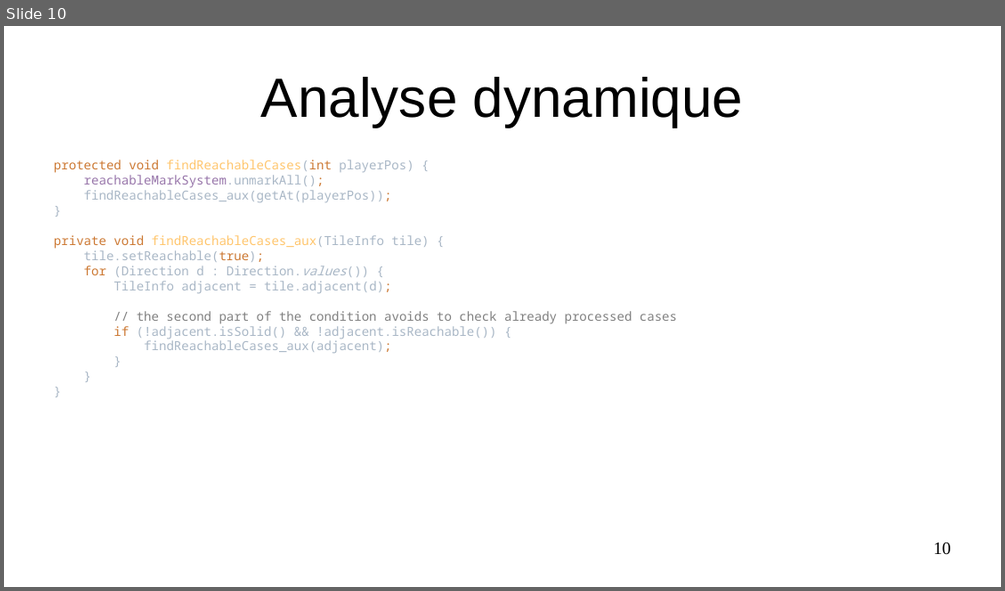
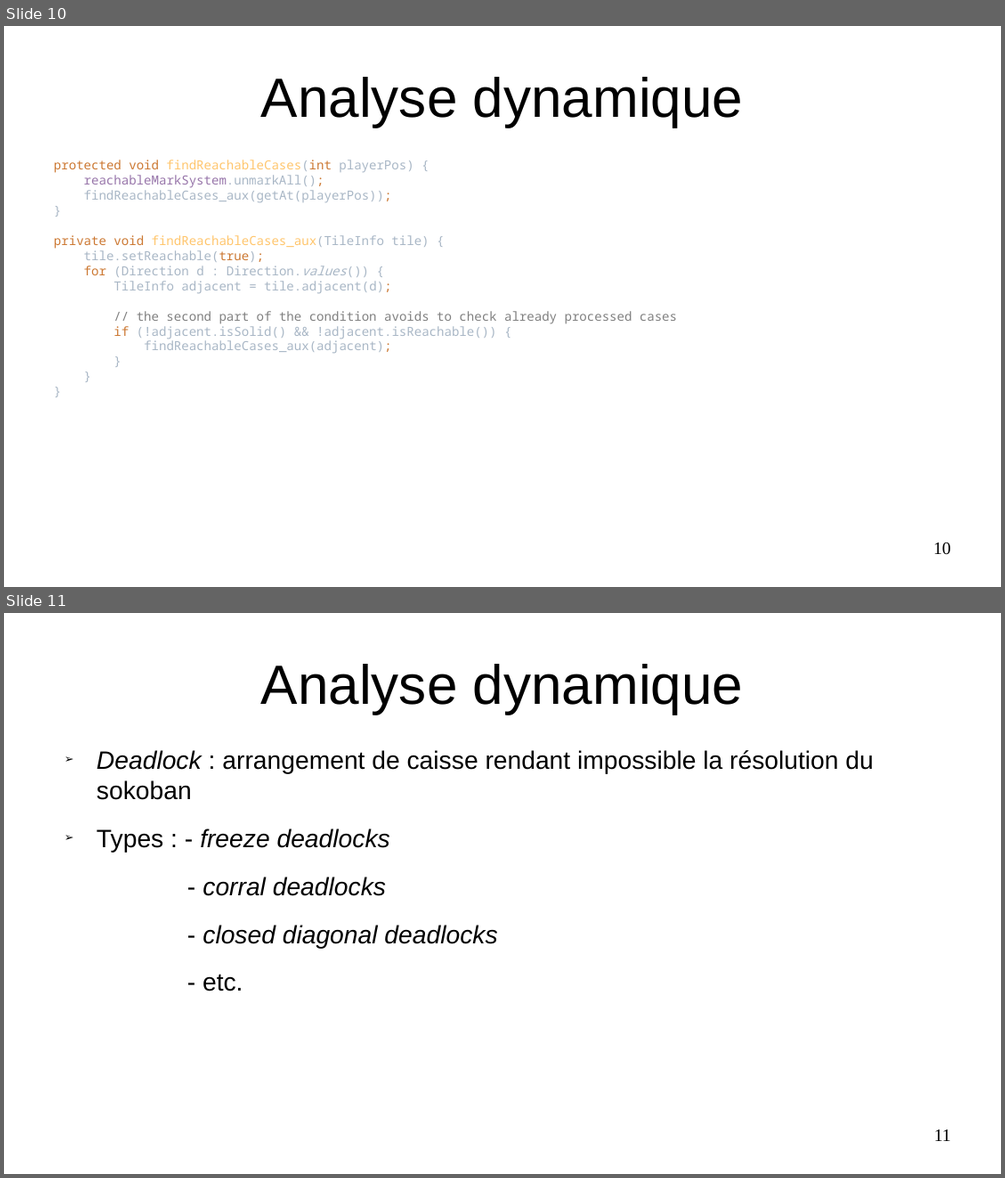
Before and after one commit to PoulpoGaz/sokoshell, a slide deck: documents/presentation.odp. Shown one above the other, each under a label of ours: slide 10 before the commit, slides 10 and 11 after it. The pictures are 1005x591 and 1005x1178 pixels, drawn with LibreOffice and Linux fonts; fonts in the diff are those of the drawing. Boxes give left, top, right and bottom in pixels: in the first picture for what was removed or moved away, otherwise in the second. Text is boxed around its words. In the diff, an @@ line names an element or a change of style, - is before the commit and + after.

Commit message:
add freeze deadlock, state definition and sokoban presentation to presentation. add a pack a level that will be presented with the editor

```diff
--- a/documents/presentation.odp
+++ b/documents/presentation.odp
@@ slide 11 added at <box>4,613,1001,1174</box>, background #FFFFFF @@
@@ title added at <box>261,664,744,714</box>, 44 pt, text #000000 @@
+Analyse dynamique
@@ text added at <box>97,750,873,991</box>, 20 pt, text #000000 @@
+➢ Deadlock : arrangement de caisse rendant impossible la résolution du sokoban
+➢ Types : - freeze deadlocks
+- corral deadlocks
+- closed diagonal deadlocks
+- etc.
@@ page number added at <box>934,1129,951,1141</box>, 14 pt, text #000000 @@
+11
```
Also in this commit, not shown: 3 slides changed, 4 other slides added, 1 slide removed, 3 other files.
